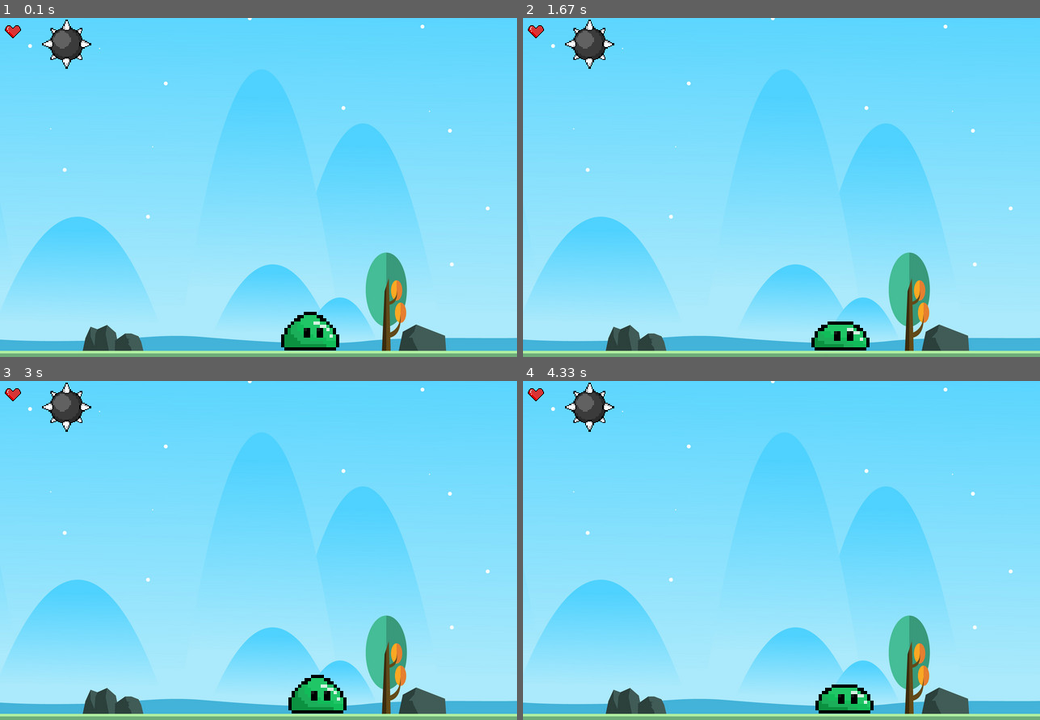
Above: before the commit, frames 1-4 (two rows, left to right).
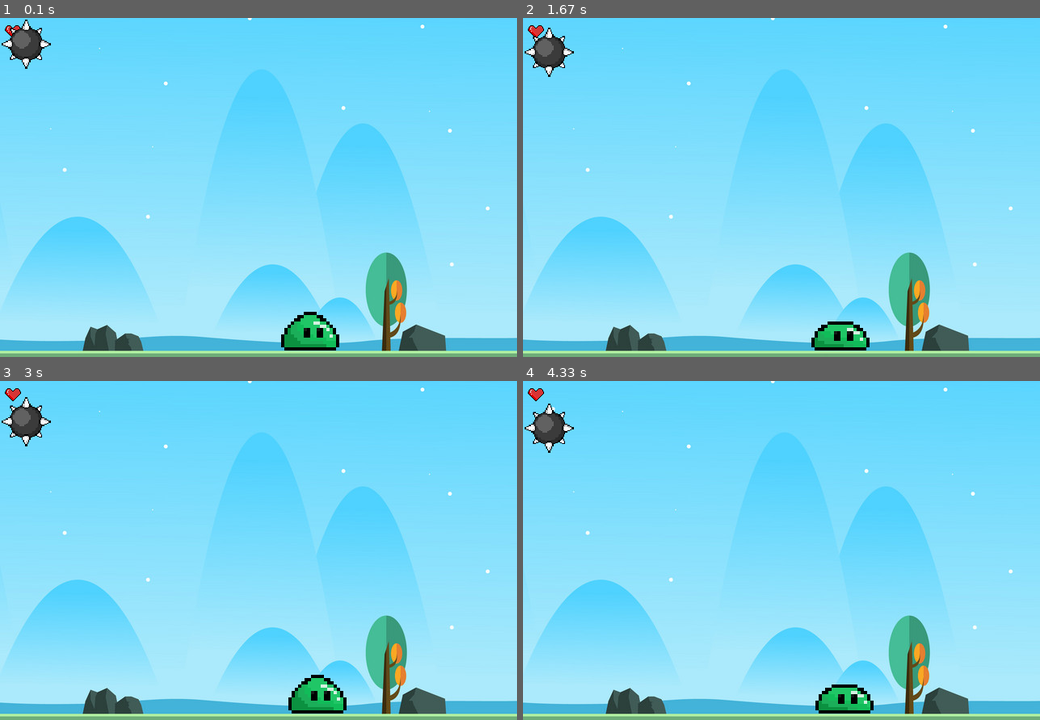
Above: after the commit, the same moments.

Repository: alaka03aj/SHN-pygame
Game: pygame game, started from main.py
Same seed, same stepped clock (60 frames per second), same inputs: the game is played once before the commit and once after it.
Inputs:
- Up to frame 1 (0.1 s): no input
- Up to frame 2 (1.67 s): hold Right 0.33-0.8 s; hold Right 0.83-1.3 s; hold Left from 1.33 s (still down)
- Up to frame 3 (3 s): release Left at 1.87 s; hold Left 1.9-2.3 s; hold Right 2.33-2.97 s
- Up to frame 4 (4.33 s): hold Left 3-3.47 s; hold Right 3.5-3.97 s; hold Right from 4 s (still down)

The runs differ from the first frame. In frame 1, 1.3% of the frame differs, in the area x 0-18%, y 0-15%; in frame 2, 1.3%; in frame 3, 1.3%; in frame 4, 1.3%, in the area x 0-18%, y 0-22%.

Commit message:
random movement of enemies enabled

Diff:
--- a/main.py
+++ b/main.py
@@ -38,9 +38,14 @@
 
 
 while running:
+
     screen.blit(bg, (0, 0))
     screen.blit(heart, (0, 0))
-    screen.blit(enemy, (50, 0))
+    screen.blit(enemy, (enemy_x, enemy_y))
+
+    if (enemy_y > height):
+        enemy_y = -500
+        enemy_x = random.randint(10, width - enemy_width)
     keys = pygame.key.get_pressed()
     if (keys[pygame.K_LEFT] or keys[pygame.K_a]) and blob_x > 0:
         blob_x -= blob_speed
@@ -53,6 +58,7 @@
     for event in pygame.event.get():
         if event.type == QUIT:
             running = False
+    enemy_y+=0.1
     pygame.display.update()
 
 pygame.quit()
